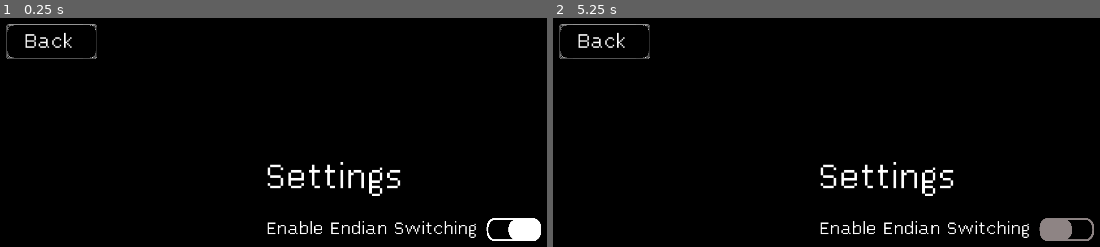
Above: before the commit, frames 1-2 (left to right).
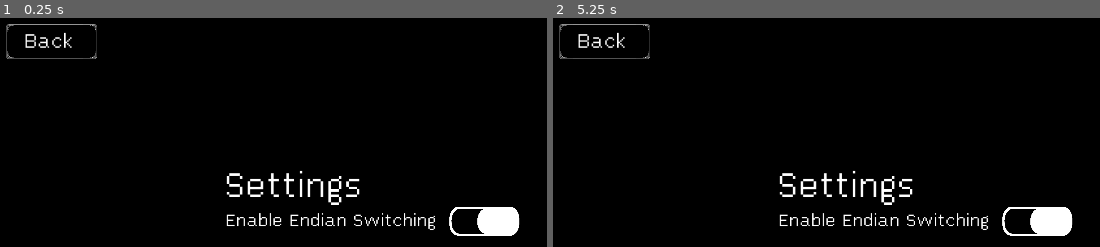
Above: after the commit, the same moments.

Repository: DragonCat4012/Switch
Game: Godot game, scene res://Scenes/OptionsScene.tscn
Same seed, same stepped clock (60 frames per second), same inputs: the game is played once before the commit and once after it. This scene is started directly instead of the project's main scene.
Inputs (mouse positions are in pixels of both pictures, inside the frame that each line leads up to):
- Up to frame 1 (0.25 s): no input
- Up to frame 2 (5.25 s): tap Enter (ui_accept) at 0.5, 0.77, 1.25, 1.52, 2, 2.75, 3.02, 3.5, 3.77, 4.25, 4.52 s; move the mouse to (outside the picture) at 0.52 s; hold Right (ui_right) 0.53-1.28 s; click (outside the picture) at 0.67 s; move the mouse to (766, 233) at 1.27 s; hold Down (ui_down) 1.28-2.03 s; click (766, 233) at 1.42 s; move the mouse to (1007, 111) at 2.02 s; hold Right (ui_right) 2.03-2.78 s; click (1007, 111) at 2.17 s; move the mouse to (outside the picture) at 2.77 s; hold Up (ui_up) 2.78-3.53 s; click (outside the picture) at 2.92 s; move the mouse to (outside the picture) at 3.52 s; hold Left (ui_left) 3.53-5.03 s; click (outside the picture) at 3.67 s; move the mouse to (684, 141) at 4.27 s; click (684, 141) at 4.42 s; move the mouse to (968, 210) at 5.02 s; hold Down (ui_down) from 5.03 s (still down); click (968, 210) at 5.17 s

The runs differ from the first frame. In frame 1, 4.4% of the frame differs, in the area x 41-99%, y 62-98%; in frame 2, 4.3%.

Commit message:
fix OptionsToggle

Diff:
--- a/Scenes/OptionsScene.gd
+++ b/Scenes/OptionsScene.gd
@@ -1,6 +1,6 @@
 extends Node2D
 
-@onready var endianToggle = $CenterContainer/VBoxContainer/CenterContainer2/VBoxContainer/HBoxContainer
+@onready var endianToggle = $CenterContainer/VBoxContainer/CenterContainer2/VBoxContainer/HBoxContainer/TextureRect
 var isEndianSwitchingEnabled = false
 
 var onTexture = load("res://Sprites/Toggle/on.PNG")
@@ -17,13 +17,13 @@
 
 func _input(event):
 	var currentClickTime = Time.get_ticks_msec()
-	if event is InputEventScreenTouch and endianToggle.get_global_rect().has_point(get_global_mouse_position()) and currentClickTime > lastClick + 0.8*1000:
+	if backButton.get_global_rect().has_point(get_global_mouse_position()) and event is InputEventScreenTouch:
+		get_tree().change_scene_to_file("res://Scenes/menu.tscn")
+	if endianToggle.get_global_rect().has_point(get_global_mouse_position()) and event is InputEventScreenTouch and currentClickTime > lastClick + 0.5*1000:
 		lastClick = Time.get_ticks_msec()
 		isEndianSwitchingEnabled = !isEndianSwitchingEnabled
 		GameManager.jsonHandler.updatEndian(isEndianSwitchingEnabled)
 		updateEndianSwitch()
-	if backButton.get_global_rect().has_point(get_global_mouse_position()) and event is InputEventScreenTouch:
-		get_tree().change_scene_to_file("res://Scenes/menu.tscn")
 
 func _process(delta):
 	if Input.is_action_just_pressed("ui_cancel"):
@@ -32,8 +32,7 @@
 
 # UI
 func updateEndianSwitch():
-	var toggle = $CenterContainer/VBoxContainer/CenterContainer2/VBoxContainer/HBoxContainer/SwitchEndian
 	if isEndianSwitchingEnabled:
-		toggle.texture = onTexture
+		endianToggle.texture = onTexture
 	else:
-		toggle.texture = offTexture
+		endianToggle.texture = offTexture
--- a/Scenes/OptionsScene.tscn
+++ b/Scenes/OptionsScene.tscn
@@ -2,7 +2,7 @@
 
 [ext_resource type="FontFile" uid="uid://b2cswqm32sj5f" path="res://Ressources/Lex.ttf" id="1_4y4xp"]
 [ext_resource type="Script" path="res://Scenes/OptionsScene.gd" id="1_xolb3"]
-[ext_resource type="Texture2D" uid="uid://dofknt3s3xf8m" path="res://Sprites/Toggle/on.PNG" id="3_lkvmw"]
+[ext_resource type="Texture2D" uid="uid://cijsqo584bssp" path="res://Sprites/Toggle/off.PNG" id="3_4lyrj"]
 [ext_resource type="Texture2D" uid="uid://cf83i6ab4h457" path="res://Sprites/button.PNG" id="4_iasye"]
 
 [node name="OptionsScene" type="Node2D"]
@@ -35,7 +35,7 @@
 text = "Settings"
 
 [node name="HBoxContainer" type="HBoxContainer" parent="CenterContainer/VBoxContainer/CenterContainer2/VBoxContainer"]
-custom_minimum_size = Vector2(500, 150)
+custom_minimum_size = Vector2(500, 70)
 layout_mode = 2
 
 [node name="Label" type="Label" parent="CenterContainer/VBoxContainer/CenterContainer2/VBoxContainer/HBoxContainer"]
@@ -44,10 +44,17 @@
 theme_override_font_sizes/font_size = 50
 text = "Enable Endian Switching"
 
-[node name="SwitchEndian" type="Sprite2D" parent="CenterContainer/VBoxContainer/CenterContainer2/VBoxContainer/HBoxContainer"]
-position = Vector2(591, 76)
-scale = Vector2(0.0799976, 0.0799976)
-texture = ExtResource("3_lkvmw")
+[node name="Control" type="Control" parent="CenterContainer/VBoxContainer/CenterContainer2/VBoxContainer/HBoxContainer"]
+custom_minimum_size = Vector2(20, 0)
+layout_mode = 2
+size_flags_horizontal = 3
+
+[node name="TextureRect" type="TextureRect" parent="CenterContainer/VBoxContainer/CenterContainer2/VBoxContainer/HBoxContainer"]
+layout_mode = 2
+size_flags_horizontal = 8
+texture = ExtResource("3_4lyrj")
+expand_mode = 3
+stretch_mode = 4
 
 [node name="buttonBackTexture" type="Sprite2D" parent="CenterContainer"]
 position = Vector2(189, 136)
